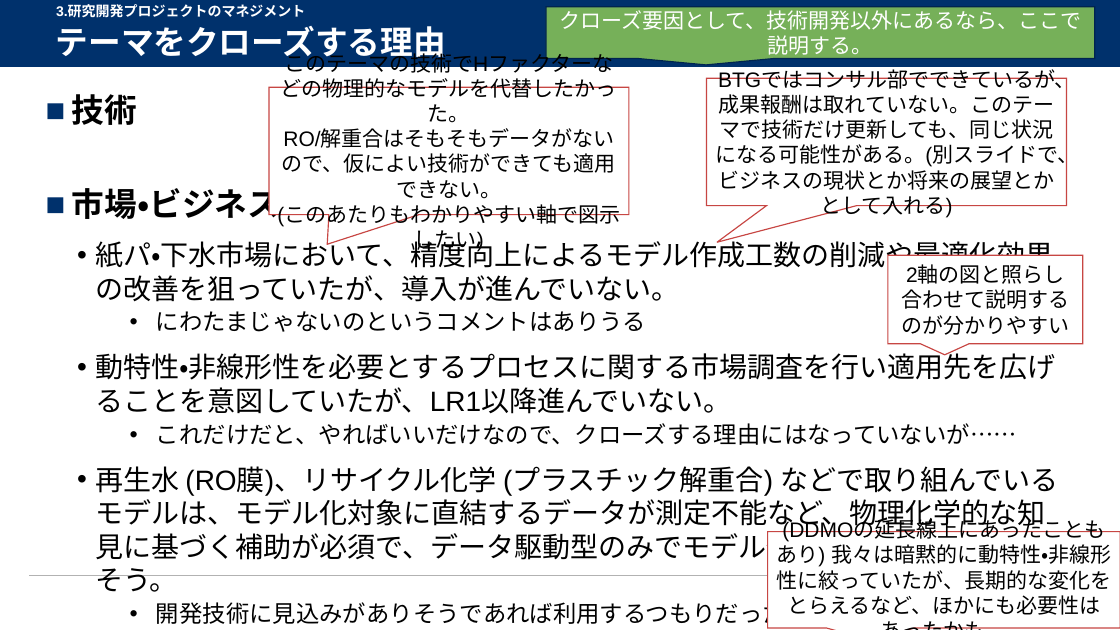
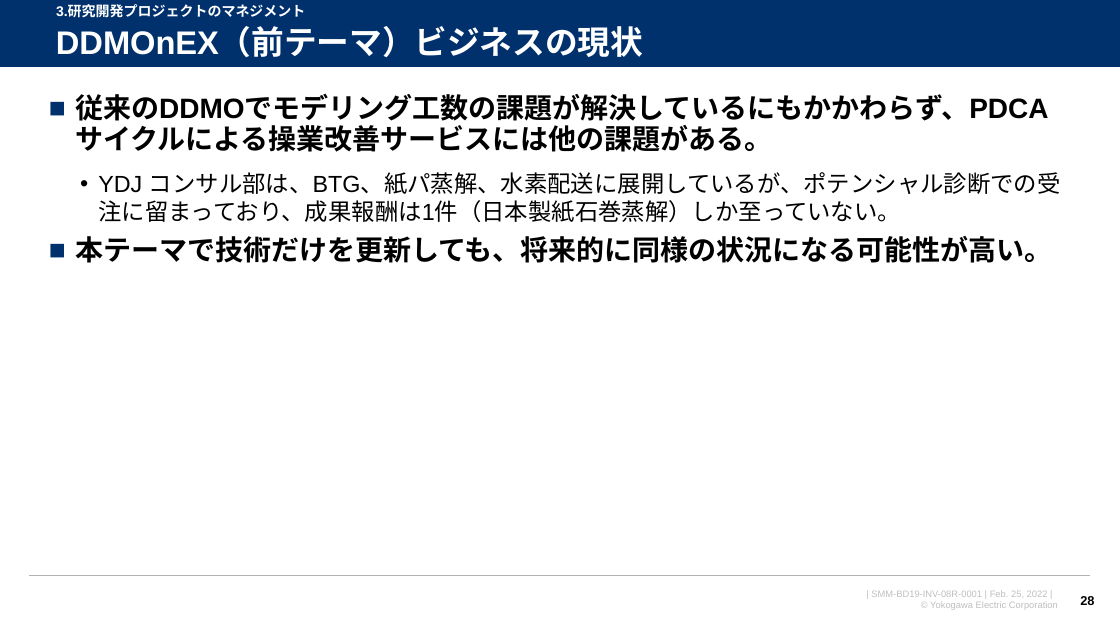
Before and after one commit to watarukumagai-git/opt, a slide deck: slide 28 of SoS/20231201_連携最適_LR2資料_kuma.pptx. Drawn at 1120x630 pixels with LibreOffice and Linux fonts; fonts in the diff are those of the drawing; background and template pictures are left out. Boxes give left, top, right and bottom in pixels: in the first picture for what was removed or moved away, otherwise in the second. Text is boxed around its words. In the diff, an @@ line names an element or a change of style, - is before the commit and + after.

```diff
--- a/SoS/20231201_連携最適_LR2資料_kuma.pptx
+++ b/SoS/20231201_連携最適_LR2資料_kuma.pptx
@@ title at box(56, 28, 643, 57): text changed @@
-テーマをクローズする理由
+DDMOnEX（前テーマ）ビジネスの現状
@@ speech box removed at box(546, 7, 1095, 59) @@
-クローズ要因として、技術開発以外にあるなら、ここで説明する。
@@ speech box removed at box(269, 87, 628, 215) @@
-このテーマの技術でHファクターなどの物理的なモデルを代替したかった。
-RO/解重合はそもそもデータがないので、仮によい技術ができても適用できない。
-(このあたりもわかりやすい軸で図示したい)
@@ speech box removed at box(707, 78, 1066, 206) @@
-BTGではコンサル部でできているが、成果報酬は取れていない。このテーマで技術だけ更新しても、同じ状況になる可能性がある。(別スライドで、ビジネスの現状とか将来の展望とかとして入れる)
@@ text at box(75, 94, 1061, 263): text changed; bold on @@
-■ 技術
-■ 市場・ビジネス
-  • 紙パ・下水市場において、精度向上によるモデル作成工数の削減や最適化効果の改善を狙っていたが、導入が進んでいない。
-    • にわたまじゃないのというコメントはありうる
-  • 動特性・非線形性を必要とするプロセスに関する市場調査を行い適用先を広げることを意図していたが、LR1以降進んでいない。
-    • これだけだと、やればいいだけなので、クローズする理由にはなっていないが……
-  • 再生水 (RO膜)、リサイクル化学 (プラスチック解重合) などで取り組んでいるモデルは、モデル化対象に直結するデータが測定不能など、物理化学的な知見に基づく補助が必須で、データ駆動型のみでモデル化できるみこみがなさそう。
-    • 開発技術に見込みがありそうであれば利用するつもりだったが、…
+■ 従来のDDMOでモデリング工数の課題が解決しているにもかかわらず、PDCAサイクルによる操業改善サービスには他の課題がある。
+  • YDJ コンサル部は、BTG、紙パ蒸解、水素配送に展開しているが、ポテンシャル診断での受注に留まっており、成果報酬は1件（日本製紙石巻蒸解）しか至っていない。
+■ 本テーマで技術だけを更新しても、将来的に同様の状況になる可能性が高い。
@@ speech box removed at box(888, 255, 1083, 344) @@
-2軸の図と照らし合わせて説明するのが分かりやすい
@@ speech box removed at box(768, 532, 1120, 628) @@
-(DDMOの延長線上にあったこともあり) 我々は暗黙的に動特性・非線形性に絞っていたが、長期的な変化をとらえるなど、ほかにも必要性はあったかも。
```
Also in this commit, not shown: 4 other slides changed.
